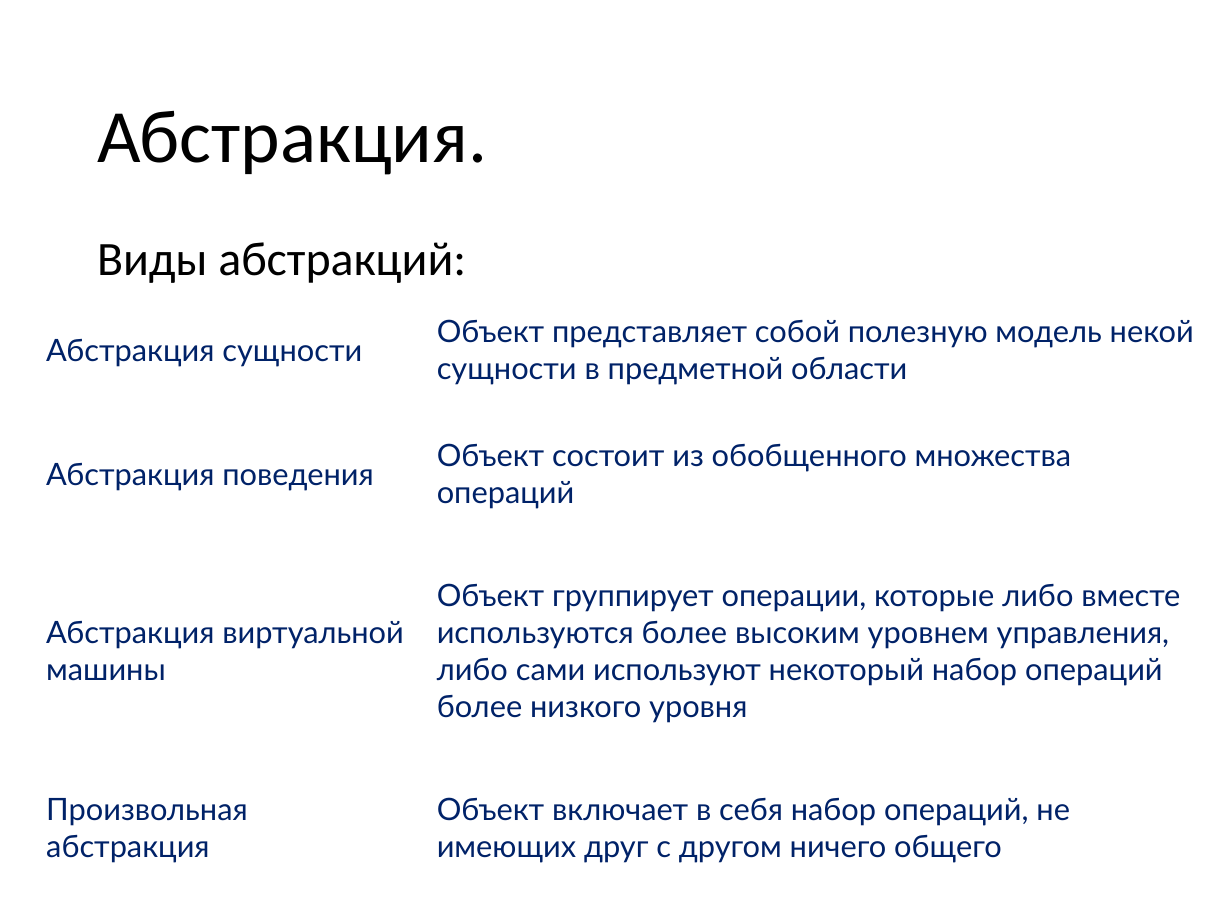
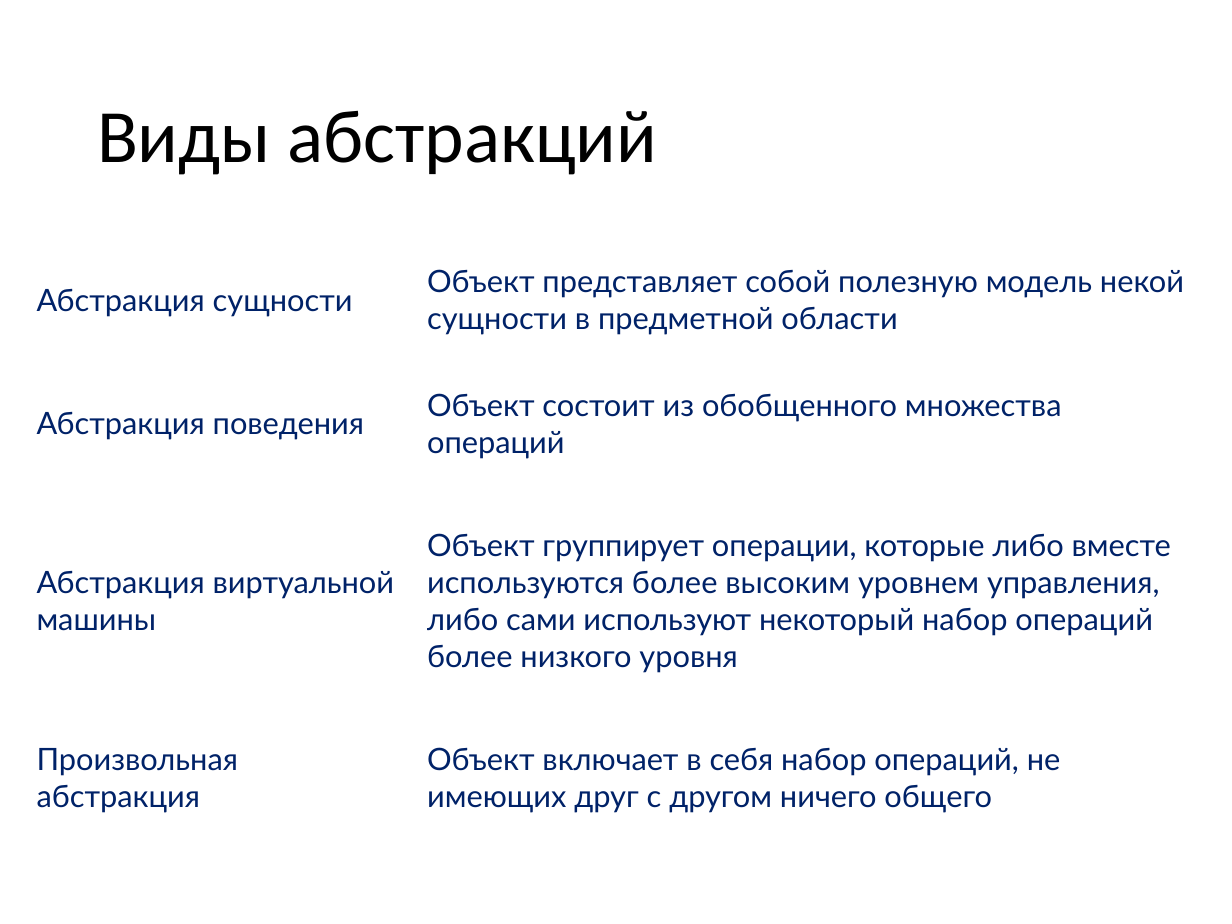
Before and after one commit to pelipas/OOP_2017, a slide deck: slide 31 of 01 Вводная.pptx (slide 21 before the commit). Drawn at 1232x924 pixels with LibreOffice and Linux fonts; fonts in the diff are those of the drawing. Boxes give left, top, right and bottom in pixels: in the first picture for what was removed or moved away, otherwise in the second. Text is boxed around its words. In the diff, an @@ line names an element or a change of style, - is before the commit and + after.

```diff
--- a/01 Вводная.pptx
+++ b/01 Вводная.pptx
@@ title at box(97, 110, 657, 175): text changed @@
-Абстракция.
+Виды абстракций
@@ table: place and size @@
-table at box(34, 287, 1218, 888)
+table at box(25, 238, 1209, 839)
@@ text removed at box(97, 242, 466, 283) @@
-Виды абстракций:
```
Also in this commit, not shown: 13 other slides changed, 10 slides added.
